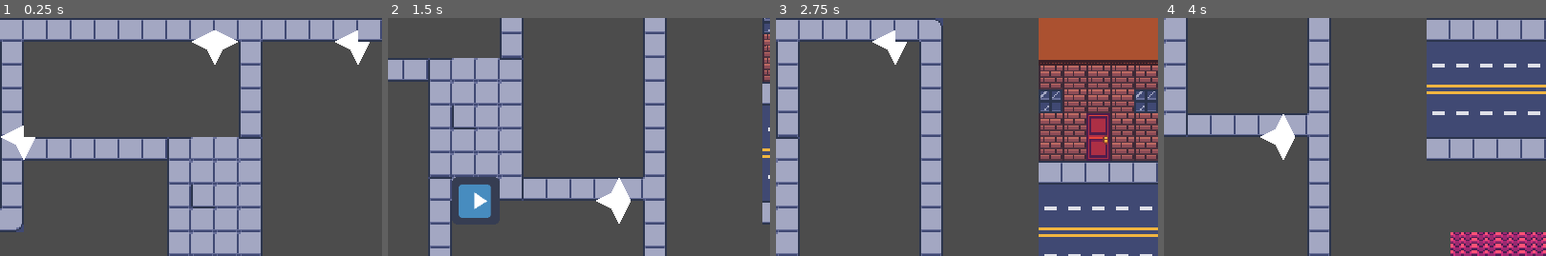
Above: before the commit, frames 1-4 (left to right).
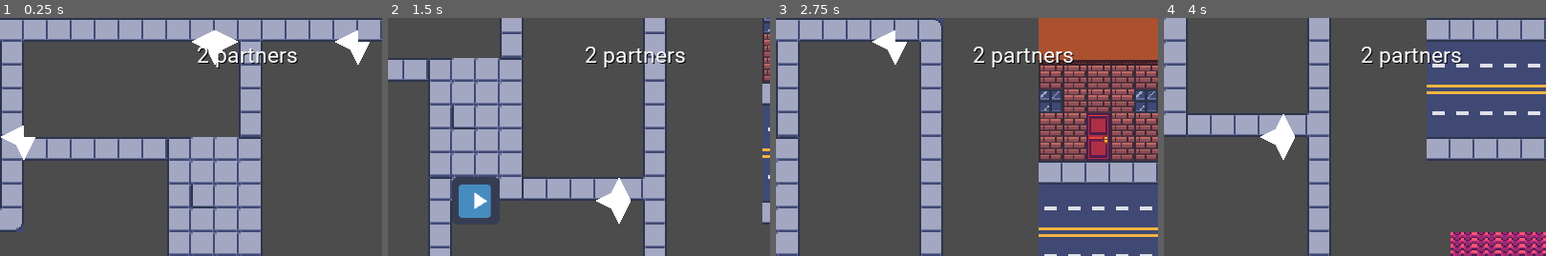
Above: after the commit, the same moments.

Repository: allemansratten/sos
Game: Godot game, scene res://scenes/Game.tscn
Same seed, same stepped clock (60 frames per second), same inputs: the game is played once before the commit and once after it. The engine's default icon, where the game draws it, is replaced by a stand-in: a white triangle on a blue panel in a dark square.
Inputs (mouse positions are % of the whole screen's width and height, from its top left):
- Up to frame 1 (0.25 s): no input
- Up to frame 2 (1.5 s): tap Enter at 0.5 s; drag from (28, 95) to (78, 55) at 0.52 s; tap Space at 1.25 s; drag from (78, 25) to (28, 65) at 1.27 s
- Up to frame 3 (2.75 s): tap Enter at 2 s; move the mouse to (22, 55) at 2.02 s; click (22, 55) at 2.1 s
- Up to frame 4 (4 s): drag from (45, 70) to (22, 25) at 2.77 s; tap Space at 3.5 s; move the mouse to (80, 65) at 3.52 s; click (80, 65) at 3.6 s
The pictures show only the part of the screen within x 50-100%, y 0-50%; the shares and areas given below are measured in that part.

The runs differ from the first frame. In frame 1, 0.8% of the frame differs, in the area x 51-78%, y 12-22%; in frame 2, 0.8%; in frame 3, 0.9%; in frame 4, 0.9%.

Commit message:
partner counter

Diff:
--- a/scenes/HUD.tscn
+++ b/scenes/HUD.tscn
@@ -18,3 +18,12 @@
 custom_colors/font_color_shadow = Color( 0, 0, 0, 1 )
 custom_fonts/font = SubResource( 1 )
 text = "Next partner:"
+
+[node name="PartnerCount" type="Label" parent="."]
+margin_left = 776.0
+margin_top = 32.0
+margin_right = 948.0
+margin_bottom = 68.0
+custom_colors/font_color_shadow = Color( 0, 0, 0, 1 )
+custom_fonts/font = SubResource( 1 )
+text = "X partners"
--- a/scripts/partner_driver.gd
+++ b/scripts/partner_driver.gd
@@ -2,7 +2,8 @@
 
 export(PackedScene) var partner_scene
 #const Partner = preload("res://scenes/Partner.tscn")
-onready var next_partner_label = get_node("/root/GameScene/NextPartnerLabel")
+onready var next_partner_label = get_node("/root/GameScene/HUD/NextPartnerLabel")
+onready var total_partner_label = get_node("/root/GameScene/HUD/PartnerCount")
 
 const SPAWN_DELAY = 6
 var spawn_time = SPAWN_DELAY
@@ -24,7 +25,7 @@
 	else:
 		partner.init(64*0, 64*(1+randi()%10), 0, 1, 0.5)
 	add_child(partner)
-
+	total_partner_label.text = str(partner_i) + " partners"
 
 func game_over(reason):
 	# this relays the game_over call from partner
@@ -36,5 +37,4 @@
 		spawn_time = SPAWN_DELAY
 		spawn_partner()
 
-	get_parent().get_node("HUD").update_next_partner_label(spawn_time)
-	#next_partner_label.text = "Next partner in %ds" % [spawn_time]
+	next_partner_label.text = "Next partner in %ds" % [spawn_time]
